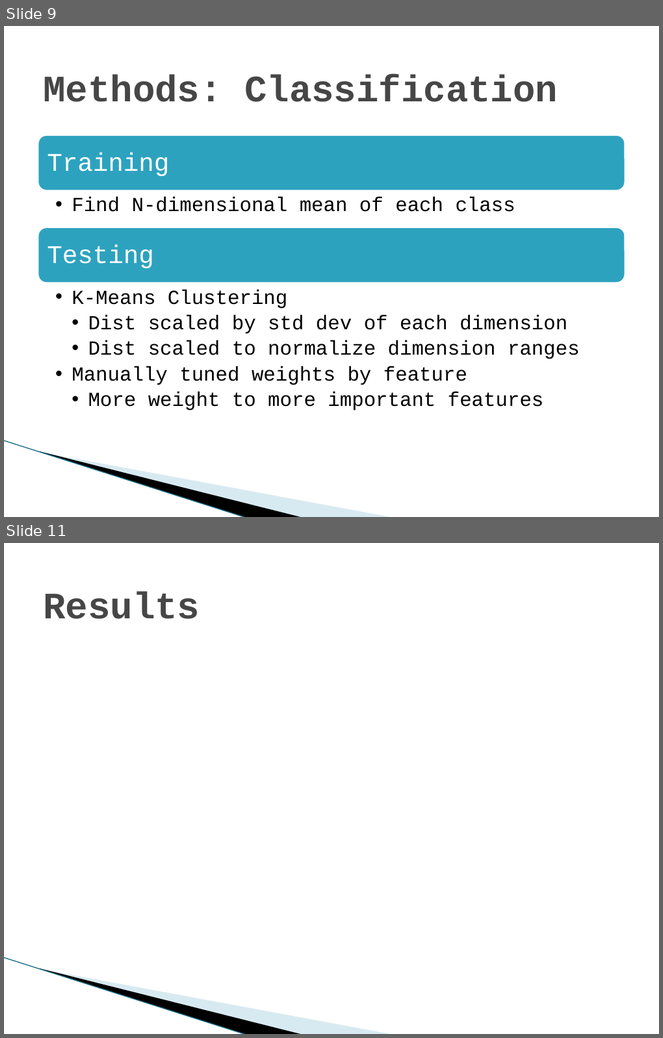
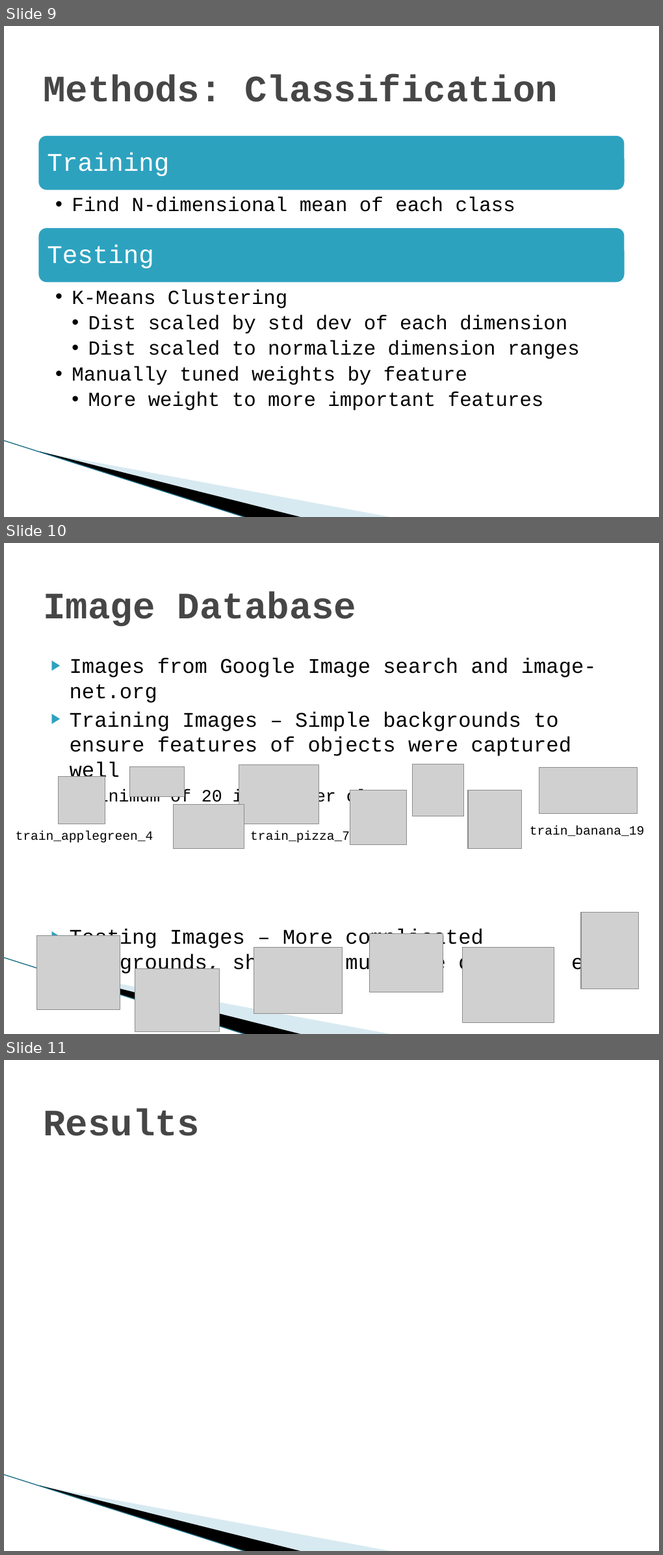
Before and after one commit to vfasburg/cse_803, a slide deck: documents/830_Presentation_Fasburg_Thomas_Reiff.pptx. Shown one above the other, each under a label of ours: slides 9 and 11 before the commit, slides 9, 10 and 11 after it; the slides between them are not shown. The pictures are 663x1038 and 663x1555 pixels, drawn with LibreOffice and Linux fonts; fonts in the diff are those of the drawing; grey boxes stand for pictures; background and template pictures are left out. Boxes give left, top, right and bottom in pixels: in the first picture for what was removed or moved away, otherwise in the second. Text is boxed around its words. In the diff, an @@ line names an element or a change of style, - is before the commit and + after.

```diff
--- a/documents/830_Presentation_Fasburg_Thomas_Reiff.pptx
+++ b/documents/830_Presentation_Fasburg_Thomas_Reiff.pptx
@@ slide 10 added at <box>4,543,659,1034</box>, background #FFFFFF; not listed: 3 template elements that a slide beside it also shows @@
@@ title added at <box>43,591,356,626</box>, 41 pt, text #464646, bold @@
+Image Database
@@ text added at <box>70,658,609,975</box>, 23 pt, text #000000 @@
+▶ Images from Google Image search and image-net.org
+▶ Training Images – Simple backgrounds to ensure features of objects were captured well
+  ◦ Minimum of 20 images per class
+▶ Testing Images – More complicated backgrounds, shadows, multiple objects, etc
@@ picture added at <box>59,776,105,824</box> @@
@@ picture added at <box>130,767,184,797</box> @@
@@ picture added at <box>239,765,319,824</box> @@
@@ picture added at <box>412,765,464,816</box> @@
@@ picture added at <box>540,768,638,813</box> @@
@@ picture added at <box>350,790,406,845</box> @@
@@ picture added at <box>468,790,521,849</box> @@
@@ picture added at <box>173,805,244,849</box> @@
@@ text added at <box>16,831,154,843</box>, 14 pt, text #000000 @@
+train_applegreen_4
@@ text added at <box>250,831,350,843</box>, 14 pt, text #000000 @@
+train_pizza_7
@@ text added at <box>530,826,645,836</box>, 14 pt, text #000000 @@
+train_banana_19
@@ picture added at <box>581,913,639,989</box> @@
@@ picture added at <box>36,936,120,1010</box> @@
@@ picture added at <box>254,947,342,1014</box> @@
@@ picture added at <box>370,934,443,992</box> @@
@@ picture added at <box>463,947,555,1023</box> @@
@@ picture added at <box>135,969,220,1032</box> @@
```
Also in this commit, not shown: 3 slides changed, 1 slide removed, 3 other files.
